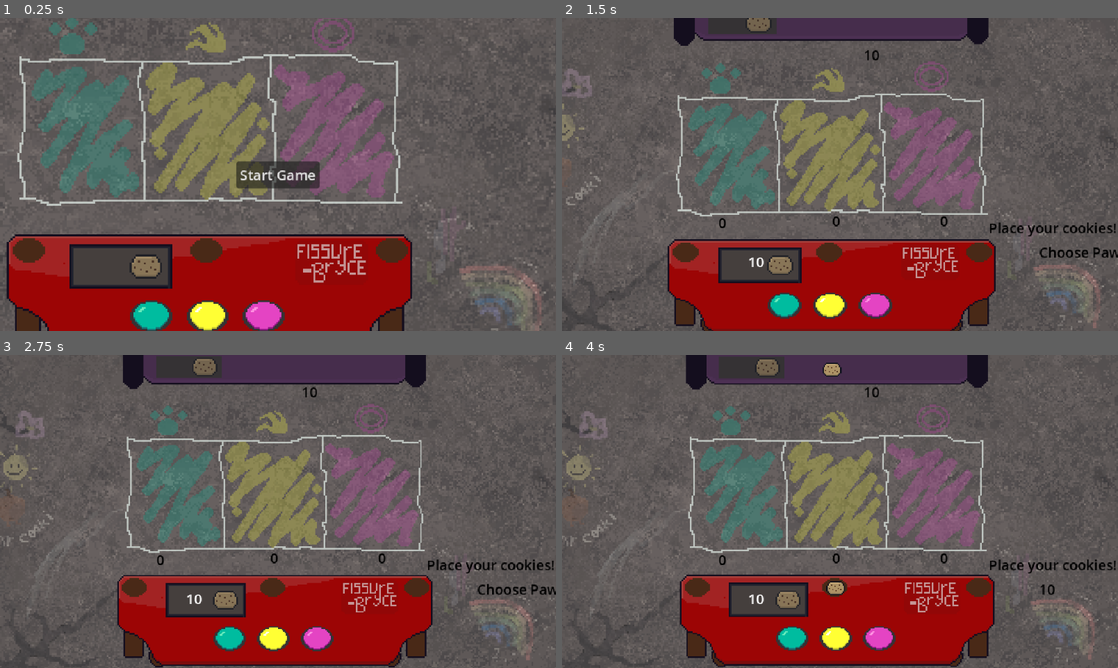
Above: before the commit, frames 1-4 (two rows, left to right).
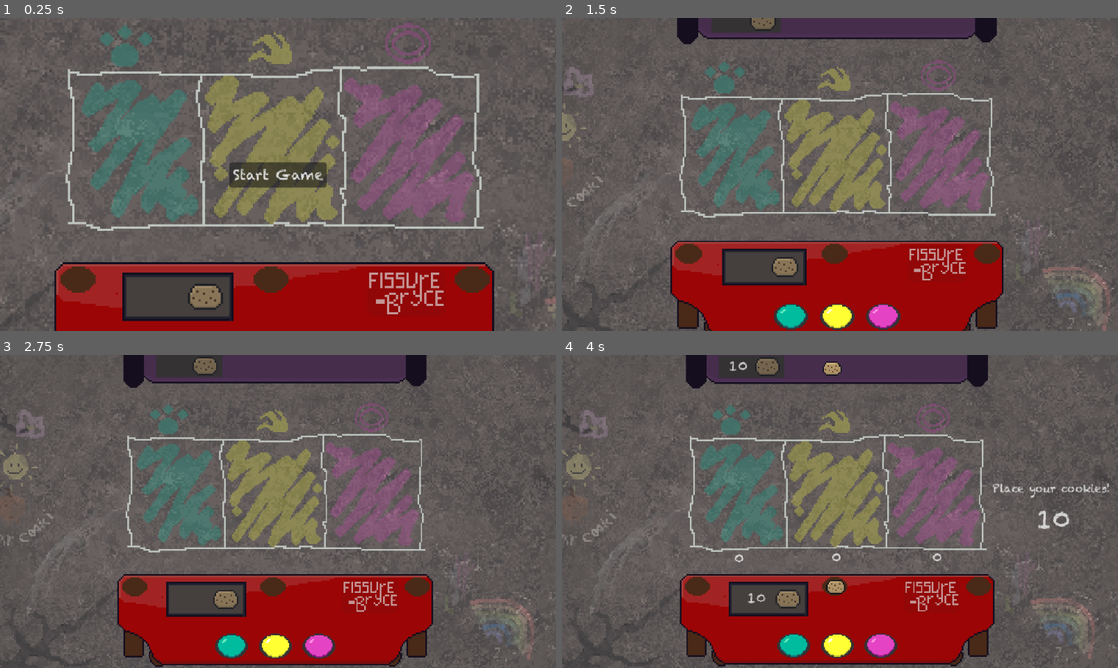
Above: after the commit, the same moments.

Repository: Sooshimi/golden-biscuit
Game: Godot game, scene res://scenes/battle_screen.tscn
Two runs of this game, one before a commit and one after it. Both use one fixed random seed, a clock stepped at 60 frames per second and the inputs below.
Inputs (mouse positions are in pixels of both pictures, inside the frame that each line leads up to):
- Up to frame 1 (0.25 s): no input
- Up to frame 2 (1.5 s): click "Start Game" at 0.5 s; move the mouse to (962, 158) at 1.27 s; click (962, 158) at 1.35 s
- Up to frame 3 (2.75 s): move the mouse to (166, 527) at 2.02 s; click (166, 527) at 2.1 s
- Up to frame 4 (4 s): move the mouse to (895, 442) at 2.77 s; click (895, 442) at 2.85 s; move the mouse to (812, 574) at 3.52 s; click (812, 574) at 3.6 s

The runs differ from the first frame. In frame 1, 46% of the frame differs, in the area x 0-100%, y 0-100%; in frame 2, 16%; in frame 3, 6.3%; in frame 4, 6.1%.

Commit message:
Improve battle screen UI and camera logic
Refines the battle screen layout with updated button and label positions, color adjustments, and font sizes for better readability. Adds a custom font to the project and introduces a 'PickInstructions' label for player guidance. Updates camera logic to remove unnecessary position lerping and ensures UI visibility is managed appropriately during phase transitions.

Diff:
--- a/project.godot
+++ b/project.godot
@@ -43,6 +43,10 @@
 "res://scripts/": "purple"
 }
 
+[gui]
+
+theme/custom_font="uid://dr6b8begxwi3r"
+
 [input]
 
 up={
--- a/scenes/battle_screen.tscn
+++ b/scenes/battle_screen.tscn
@@ -54,10 +54,6 @@
 [node name="RoarButtonClick" type="AudioStreamPlayer2D" parent="."]
 stream = ExtResource("7_vehr2")
 
-[node name="Camera2D" type="Camera2D" parent="."]
-anchor_mode = 0
-zoom = Vector2(1.29, 1.29)
-
 [node name="Menu" type="CanvasLayer" parent="."]
 
 [node name="StartGameButton" type="Button" parent="Menu"]
@@ -79,7 +75,12 @@
 wait_time = 3.0
 one_shot = true
 
-[node name="TextureRect" type="TextureRect" parent="."]
+[node name="Camera2D" type="Camera2D" parent="."]
+top_level = true
+position = Vector2(320, 181)
+zoom = Vector2(1.4, 1.4)
+
+[node name="Background" type="TextureRect" parent="."]
 offset_left = -11.0
 offset_top = -3.0
 offset_right = 644.0
@@ -166,29 +167,34 @@
 color = Color(0.0295066, 0.0295066, 0.0295066, 0.47451)
 
 [node name="UI" type="CanvasLayer" parent="."]
+visible = false
 
 [node name="PawButton" type="Button" parent="UI"]
 modulate = Color(1, 1, 1, 0)
-offset_left = 247.0
-offset_top = 308.0
-offset_right = 284.0
-offset_bottom = 343.0
+offset_left = 249.0
+offset_top = 322.0
+offset_right = 286.0
+offset_bottom = 357.0
+scale = Vector2(1, 0.76)
 
 [node name="ClawButton" type="Button" parent="UI"]
 modulate = Color(1, 1, 1, 0)
-offset_left = 297.0
-offset_top = 308.0
-offset_right = 334.0
-offset_bottom = 343.0
+offset_left = 299.0
+offset_top = 322.0
+offset_right = 336.0
+offset_bottom = 357.0
+scale = Vector2(1, 0.76)
 
 [node name="Roarbutton" type="Button" parent="UI"]
 modulate = Color(1, 1, 1, 0)
-offset_left = 347.0
-offset_top = 308.0
-offset_right = 384.0
-offset_bottom = 343.0
+offset_left = 349.0
+offset_top = 322.0
+offset_right = 386.0
+offset_bottom = 357.0
+scale = Vector2(1, 0.76)
 
 [node name="PlayerCookieCounter" type="Label" parent="UI"]
+modulate = Color(1, 1, 1, 0.745098)
 offset_left = 198.0
 offset_top = 269.0
 offset_right = 249.0
@@ -197,25 +203,25 @@
 horizontal_alignment = 1
 
 [node name="EnemyCookieCounter" type="Label" parent="UI"]
-modulate = Color(0, 0, 0, 1)
-offset_left = 331.0
-offset_top = 31.0
-offset_right = 382.0
-offset_bottom = 56.0
+modulate = Color(1, 1, 1, 0.745098)
+offset_left = 177.0
+offset_top = 2.0
+offset_right = 228.0
+offset_bottom = 27.0
 text = "0"
 horizontal_alignment = 1
 
 [node name="PawCookieCounter" type="Label" parent="UI"]
-modulate = Color(0, 0, 0, 1)
-offset_left = 165.0
-offset_top = 224.0
-offset_right = 205.0
-offset_bottom = 247.0
+modulate = Color(1, 1, 1, 0.745098)
+offset_left = 184.0
+offset_top = 223.0
+offset_right = 224.0
+offset_bottom = 246.0
 text = "0"
 horizontal_alignment = 1
 
 [node name="ClawCookieCounter" type="Label" parent="UI"]
-modulate = Color(0, 0, 0, 1)
+modulate = Color(1, 1, 1, 0.745098)
 offset_left = 296.0
 offset_top = 222.0
 offset_right = 336.0
@@ -224,25 +230,27 @@
 horizontal_alignment = 1
 
 [node name="RoarCookieCounter" type="Label" parent="UI"]
-modulate = Color(0, 0, 0, 1)
-offset_left = 420.0
+modulate = Color(1, 1, 1, 0.745098)
+offset_left = 412.0
 offset_top = 222.0
-offset_right = 460.0
+offset_right = 452.0
 offset_bottom = 245.0
 text = "0"
 horizontal_alignment = 1
 
 [node name="PlayerResultLabel" type="Label" parent="UI"]
-offset_left = 226.0
-offset_top = 266.0
-offset_right = 266.0
-offset_bottom = 289.0
+modulate = Color(1, 1, 1, 0.745098)
+offset_left = 296.0
+offset_top = 289.0
+offset_right = 336.0
+offset_bottom = 312.0
 
 [node name="EnemyResultLabel" type="Label" parent="UI"]
-offset_left = 230.0
-offset_top = 44.0
-offset_right = 270.0
-offset_bottom = 67.0
+modulate = Color(1, 1, 1, 0.745098)
+offset_left = 291.0
+offset_top = 42.0
+offset_right = 331.0
+offset_bottom = 65.0
 
 [node name="PlayerCookieSpawnArea" type="Area2D" parent="UI"]
 position = Vector2(315, 268)
@@ -257,19 +265,33 @@
 shape = SubResource("CircleShape2D_jkca0")
 
 [node name="BetPhaseLabel" type="Label" parent="UI"]
-modulate = Color(0, 0, 0, 1)
-offset_left = 491.0
-offset_top = 230.0
-offset_right = 639.0
-offset_bottom = 253.0
+modulate = Color(1, 1, 1, 0.745098)
+offset_left = 495.0
+offset_top = 146.0
+offset_right = 631.0
+offset_bottom = 162.0
+theme_override_font_sizes/font_size = 12
 text = "Place your cookies!"
+horizontal_alignment = 1
+vertical_alignment = 1
 
 [node name="TimerLabel" type="Label" parent="UI"]
-modulate = Color(0, 0, 0, 1)
-offset_left = 549.0
-offset_top = 258.0
-offset_right = 589.0
-offset_bottom = 281.0
+modulate = Color(1, 1, 1, 0.745098)
+offset_left = 546.0
+offset_top = 170.0
+offset_right = 586.0
+offset_bottom = 209.0
+theme_override_font_sizes/font_size = 30
+
+[node name="PickInstructions" type="Label" parent="UI"]
+visible = false
+modulate = Color(1, 1, 1, 0.745098)
+offset_left = 222.0
+offset_top = 304.0
+offset_right = 427.0
+offset_bottom = 321.0
+theme_override_font_sizes/font_size = 13
+text = "Choose Paw, Claw, or Roar!"
 
 [node name="BetPhaseTimer" type="Timer" parent="."]
 wait_time = 10.0
@@ -298,21 +320,21 @@
 texture = ExtResource("13_bgqsx")
 
 [node name="ClawButton" type="Sprite2D" parent="."]
-position = Vector2(315.215, 326)
+position = Vector2(316.965, 335.25)
 scale = Vector2(1.5, 1.5)
 texture = ExtResource("14_20e4q")
 region_enabled = true
 region_rect = Rect2(147, 36, 25, 19)
 
 [node name="RoarButton" type="Sprite2D" parent="."]
-position = Vector2(365.22, 326)
+position = Vector2(366.97, 335.25)
 scale = Vector2(1.5, 1.5)
 texture = ExtResource("15_20e4q")
 region_enabled = true
 region_rect = Rect2(191, 36, 25, 19)
 
 [node name="PawButton" type="Sprite2D" parent="."]
-position = Vector2(265, 326)
+position = Vector2(266.75, 335.25)
 scale = Vector2(1.5, 1.5)
 texture = ExtResource("13_81rp5")
 region_enabled = true
@@ -341,12 +363,13 @@
 anchor_top = 0.5
 anchor_right = 0.5
 anchor_bottom = 0.5
-offset_left = -81.0
-offset_top = -46.0
-offset_right = 82.0
-offset_bottom = -23.0
-grow_horizontal = 2
-grow_vertical = 2
+offset_left = -178.0
+offset_top = -28.0
+offset_right = 176.0
+offset_bottom = 11.0
+grow_horizontal = 2
+grow_vertical = 2
+theme_override_font_sizes/font_size = 30
 text = "YOU WIN / YOU LOSE"
 horizontal_alignment = 1
 vertical_alignment = 1
--- a/scripts/battle_screen/battle_screen.gd
+++ b/scripts/battle_screen/battle_screen.gd
@@ -41,35 +41,28 @@
 var player_cookie_holder_pot := []
 var enemy_cookie_holder_pot := []
 
-var menu_camera_global_position := Vector2(130, 60)
 var start_game_button_pressed := false
 
 func _ready() -> void:
-	camera.global_position = menu_camera_global_position
-	update_score()
-	ui.hide()
+	update_score()
 	bet_area.hide()
 	$MainMenuMusic.play()
 
 func _process(delta) -> void:
-	timer_label.text = str(int(bet_phase_timer.time_left + 1))
-
-	if bet_phase_timer.time_left == 0:
-		timer_label.text = "Choose Paw, Claw, or Roar!"
-
-	if PhaseManager.current_state == 2:
+	if bet_phase_timer.time_left > 0:
+		timer_label.text = str(int(bet_phase_timer.time_left + 1))
+	else:
 		timer_label.text = ""
 
 	if start_game_button_pressed:
 		camera_zoom(delta)
 		$MainMenuMusic.volume_db -= 0.05
-		if $BackgroundMusic.volume_db <= 0.5:
+		if $BackgroundMusic.volume_db <= 0.0:
 			$BackgroundMusic.volume_db += 0.1
 
 func _on_start_game_button_pressed() -> void:
 	start_game_button_pressed = true
 	menu_transition_timer.start()
-	ui.show()
 	bet_area.show()
 	menu.hide()
 	$BackgroundMusic.volume_db = 0.0
@@ -78,16 +71,17 @@
 
 func _on_menu_transition_timer_timeout():
 	Global.game_start = true
+	print("SO")
 	spawn_player_cookie()
 	spawn_enemy_cookie()
 	print("Current Phase: ", PhaseManager.current_state)
 	bet_phase_timer.start()
 	$BetTickingIncrement.play()
+	$UI.show()
 
 func camera_zoom(delta) -> void:
 	camera.zoom.x = lerp(camera.zoom.x, 1.0, delta * 2)
 	camera.zoom.y = lerp(camera.zoom.y, 1.0, delta * 2)
-	camera.global_position = lerp(camera.global_position, Vector2.ZERO, delta * 2)
 
 func spawn_player_cookie() -> void:
 	var cookie = cookie_scene.instantiate()
@@ -170,6 +164,7 @@
 func start_result_phase() -> void:
 	PhaseManager.current_state = 2
 	print("Current Phase: ", PhaseManager.current_state, " - result phase starts")
+	$UI/PickInstructions.hide()
 
 	# MINIMUM BET
 	if player_thrown_cookies_counter <= 5 and Global.player_total_cookies > 5:
@@ -228,18 +223,21 @@
 	if PhaseManager.current_state == 1:
 		player_choice = "paw"
 		$PawButtonClick.play()
+		$UI/PickInstructions.hide()
 		battle()
 
 func _on_claw_button_pressed() -> void:
 	if PhaseManager.current_state == 1:
 		player_choice = "claw"
 		$ClawButtonClick.play()
+		$UI/PickInstructions.hide()
 		battle()
 
 func _on_roar_button_pressed() -> void:
 	if PhaseManager.current_state == 1:
 		player_choice = "roar"
 		$RoarButtonClick.play()
+		$UI/PickInstructions.hide()
 		battle()
 
 # COOKIES ENTERS PAW AREA
@@ -320,6 +318,7 @@
 	PhaseManager.current_state = 1
 	bet_phase_label.text = ""
 	print("Current Phase: ", PhaseManager.current_state, " - bet timer time out")
+	$UI/PickInstructions.show()
 
 func _on_result_timer_timeout() -> void:
 	PhaseManager.current_state = 0
